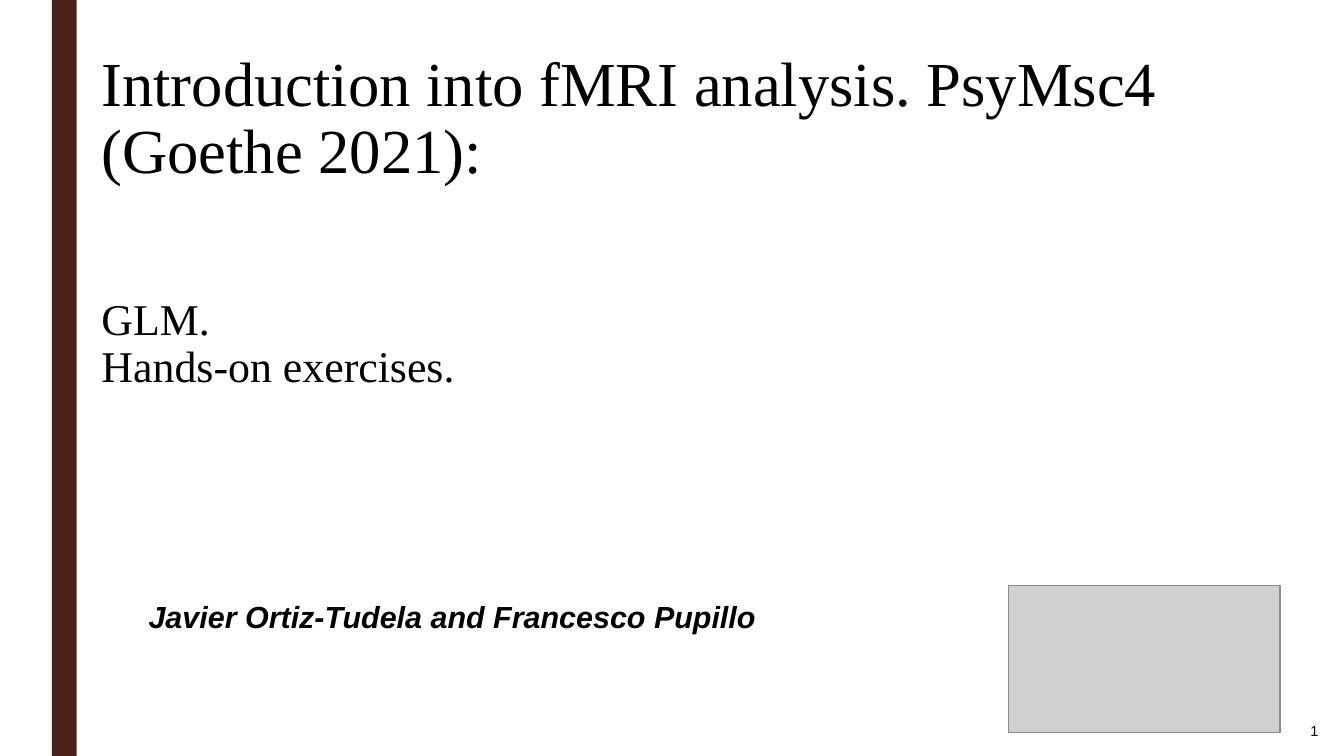
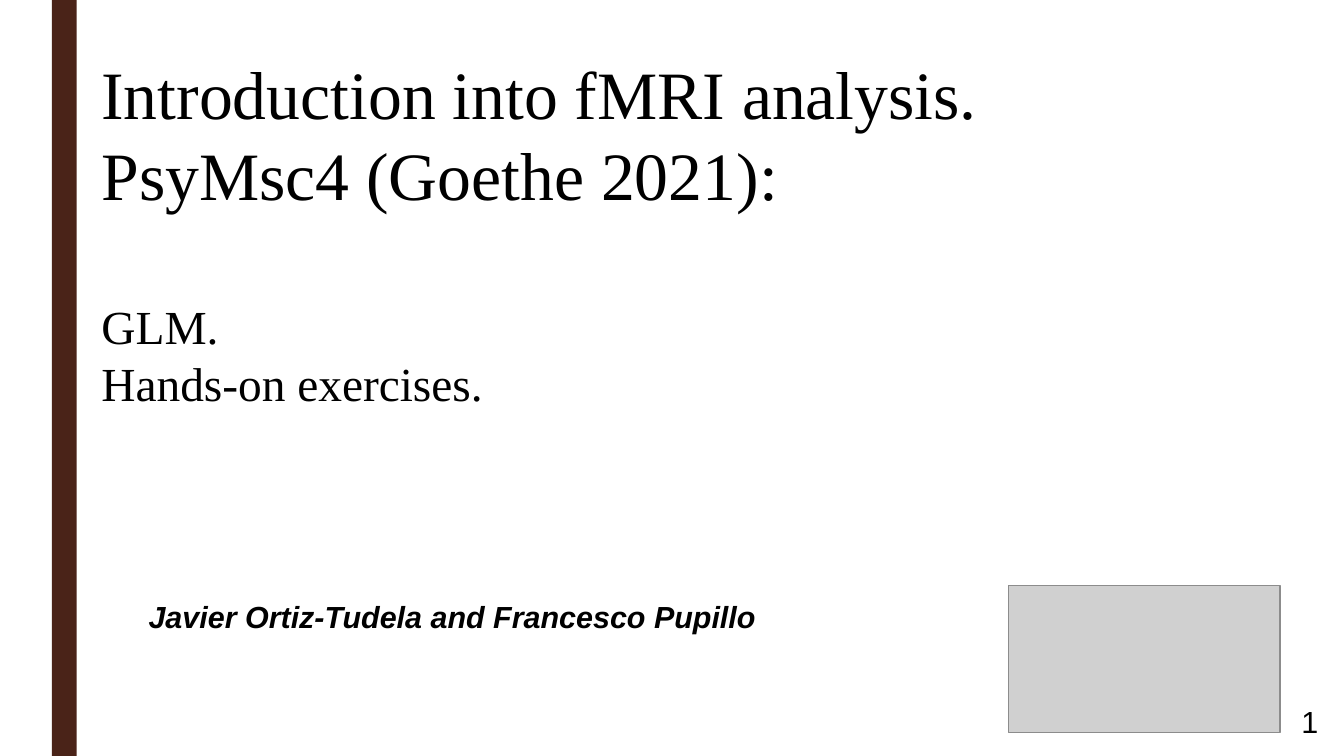
Before and after one commit to ortiztud/fmri_analysis_intro, a slide deck: slide 1 of slides/slides_session-2_hands-on.ppt. Drawn at 1344x756 pixels with LibreOffice and Linux fonts; fonts in the diff are those of the drawing; grey boxes stand for pictures; background and template pictures are left out. Boxes give left, top, right and bottom in pixels: in the first picture for what was removed or moved away, otherwise in the second. Text is boxed around its words. In the diff, an @@ line names an element or a change of style, - is before the commit and + after.

```diff
--- a/slides/slides_session-2_hands-on.ppt
+++ b/slides/slides_session-2_hands-on.ppt
@@ text "Introduction into fMRI analysis. PsyMsc4 ..." at (101,71,977,214): size 37 to 40 pt; line spacing 0.9 to 1 @@
@@ text "GLM." at (101,312,482,402): size 25.9 to 28 pt; line spacing 0.9 to 1 @@
@@ page number at (1301,712,1318,733): size 8.6 to 18 pt; line spacing 0.8 to 1 @@
```
Also in this commit, not shown: 2 other slides changed.
